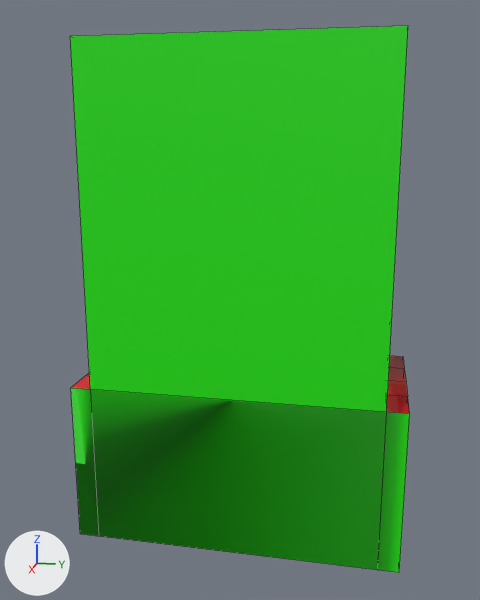
One commit to the FBX model SferoTestVR/Assets/Art/Models/Rooms/Tall/1x2_Room_Tall.fbx: the scene before it, then after it.
One viewpoint serves both versions: a camera (50 mm lens) standing at (359.2, -2.0, 19.9) and looking at (327.1, -8.4, 11.8). The lights are fixed; the arrows at lower left show +X, +Y and +Z. Mesh edges are drawn as thin lines. Where no turn or scale is listed for an object, it has been applied to the vertices.

Script lines for the objects in view, before the commit:
```python
me_cube_037 = bpy.data.meshes.new('Cube.037')
me_cube_037.from_pydata(...)  # 50 vertices, 52 faces; spans x -4.0..4.0, y -16.0..0.0, z 0.0..24.0
# faces by material slot: [12, 28, 12]
me_cube_037.materials.append(mat_floor)  # blue #2953e7
me_cube_037.materials.append(mat_wall)  # green #1de700
me_cube_037.materials.append(mat_ceiling)  # red #e7000f
# before: 0 (4.0, 0.0, 0.0) at pixel (399, 572), 1 (4.0, 0.0, 8.0) at pixel (409, 413), 4 (-4.0, 0.0, 0.0), 5 (-4.0, 0.0, 8.0) at pixel (403, 356), 14 (2.0, 0.0, 0.0)
# before: 16 (-2.0, 0.0, 0.0), 17 (-2.0, 0.0, 8.0) at pixel (404, 368), 19 (2.0, 0.0, 8.0) at pixel (407, 396), 20 (4.0, -1.0, 0.0) at pixel (377, 570), 21 (4.0, -1.0, 8.0) at pixel (386, 412)
# before: 22 (-4.0, -1.0, 0.0), 23 (-4.0, -1.0, 8.0), 24 (-2.0, -1.0, 8.0), 26 (2.0, -1.0, 8.0) at pixel (386, 395), 27 (2.0, -1.0, 0.0)
# before: 29 (-2.0, -1.0, 0.0)
# before: 2 (4.0, -16.0, 0.0) at pixel (80, 533), 3 (4.0, -16.0, 8.0) at pixel (70, 387), 6 (-4.0, -16.0, 0.0), 7 (-4.0, -16.0, 8.0), 8 (-2.0, -16.0, 0.0)
# before: 10 (2.0, -16.0, 0.0), 11 (2.0, -16.0, 8.0) at pixel (87, 373), 13 (-2.0, -16.0, 8.0), 30 (4.0, -15.0, 8.0) at pixel (90, 389), 31 (-4.0, -15.0, 0.0)
# before: 32 (4.0, -15.0, 0.0) at pixel (98, 536), 33 (-4.0, -15.0, 8.0), 34 (-2.0, -15.0, 8.0), 36 (2.0, -15.0, 8.0), 37 (2.0, -15.0, 0.0)
# before: 39 (-2.0, -15.0, 0.0)
ob_1x2_room_tall = bpy.data.objects.new('1x2 Room Tall', me_cube_037)
ob_1x2_room_tall.location = (327.0, 0.0, 0.0)
```
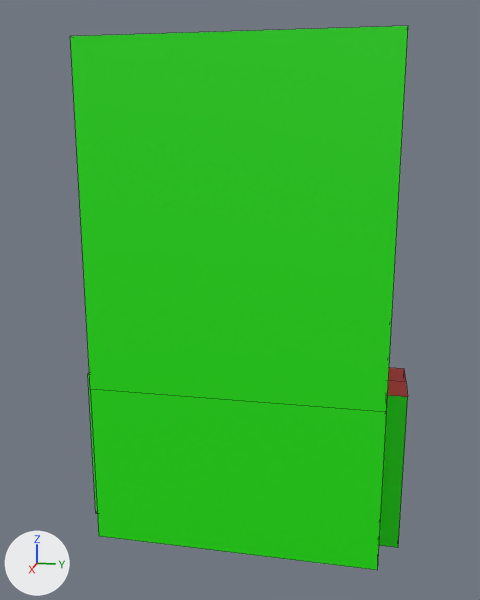
Boxes (x1, y1, x2, y2) around the edits, measured in the pictures (480 x 600 px):
'1x2 Room Tall', reshaped
    before: (70, 26, 410, 573)
    after: (70, 26, 408, 570)
part 1 of me_cube_037, deleted (green)
    before: (378, 356, 410, 573)
part 2 of me_cube_037, deleted (green)
    before: (71, 374, 98, 536)

Patch to the scene script:
```diff
--- a/SferoTestVR/Assets/Art/Models/Rooms/Tall/1x2_Room_Tall.fbx.py
+++ b/SferoTestVR/Assets/Art/Models/Rooms/Tall/1x2_Room_Tall.fbx.py
@@ me_cube_037 @@
 me_cube_037.from_pydata(...)  # 50 vertices, 52 faces; spans x -4.0..4.0, y -16.0..0.0, z 0.0..24.0
 # used by ob_1x2_room_tall; location = (327.0, 0.0, 0.0)
 # verts and faces of me_cube_037; kept vertices keep their numbers, new ones are numbered from 50
+# me_cube_037 part 1
+delete_vertices([0, 1, 4, 5])  # with the faces that use them
+# me_cube_037 part 2
+delete_vertices([2, 3, 6, 7])  # with the faces that use them
 me_cube_037.materials.append(mat_floor)
```
